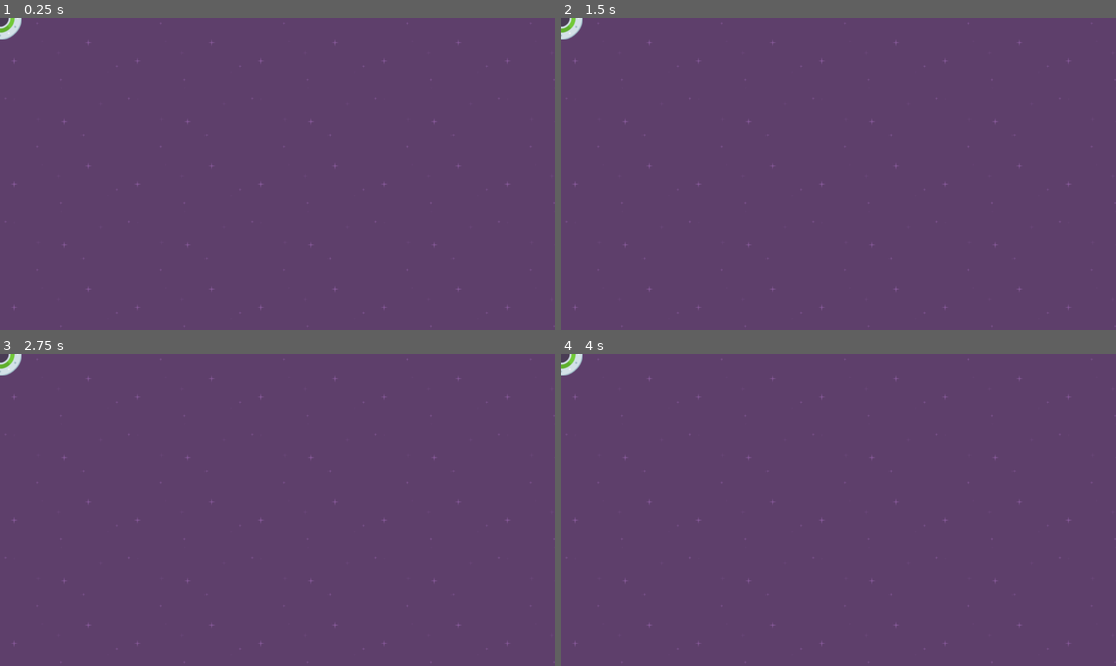
Above: before the commit, frames 1-4 (two rows, left to right).
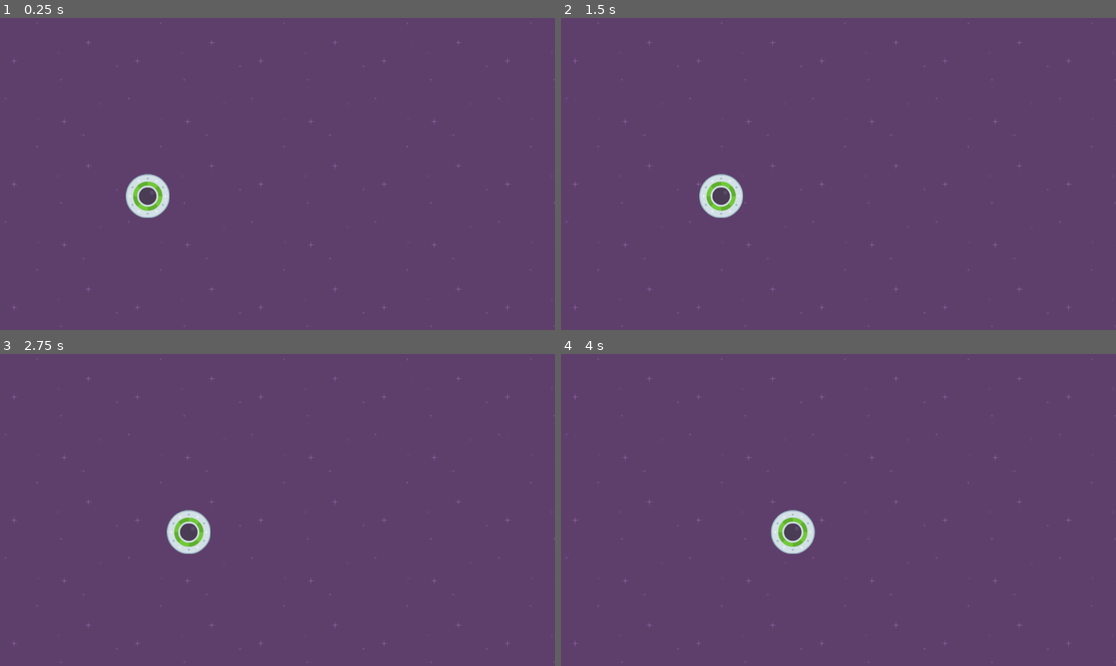
Above: after the commit, the same moments.

Repository: AlfonsoLVG/Speedy-Saucer
Game: Godot game, scene res://level_1.tscn
Two runs of this game, one before a commit and one after it. Both use one fixed random seed, a clock stepped at 60 frames per second and the inputs below.
Inputs:
- Up to frame 1 (0.25 s): no input
- Up to frame 2 (1.5 s): no input
- Up to frame 3 (2.75 s): no input
- Up to frame 4 (4 s): no input

The runs differ from the first frame. In frame 1, 1.0% of the frame differs, in the area x 0-31%, y 0-65%; in frame 2, 1.0%; in frame 3, 1.0%; in frame 4, 1.0%, in the area x 0-46%, y 0-65%.

Commit message:
Try _physics_process and apply_force

Diff:
--- a/level_1.tscn
+++ b/level_1.tscn
@@ -15,3 +15,4 @@
 
 [node name="Player" parent="." instance=ExtResource("2_dn6t1")]
 z_index = 1
+position = Vector2(306, 370)
--- a/player.gd
+++ b/player.gd
@@ -3,13 +3,10 @@
 
 # Called when the node enters the scene tree for the first time.
 func _ready():
-	test()
-
-
+	pass
 # Called every frame. 'delta' is the elapsed time since the previous frame.
 func _process(delta):
 	pass
 
-
-func test():
-	print("This is a test")
+func _physics_process(delta):
+	apply_force(Vector2(25, 0))
